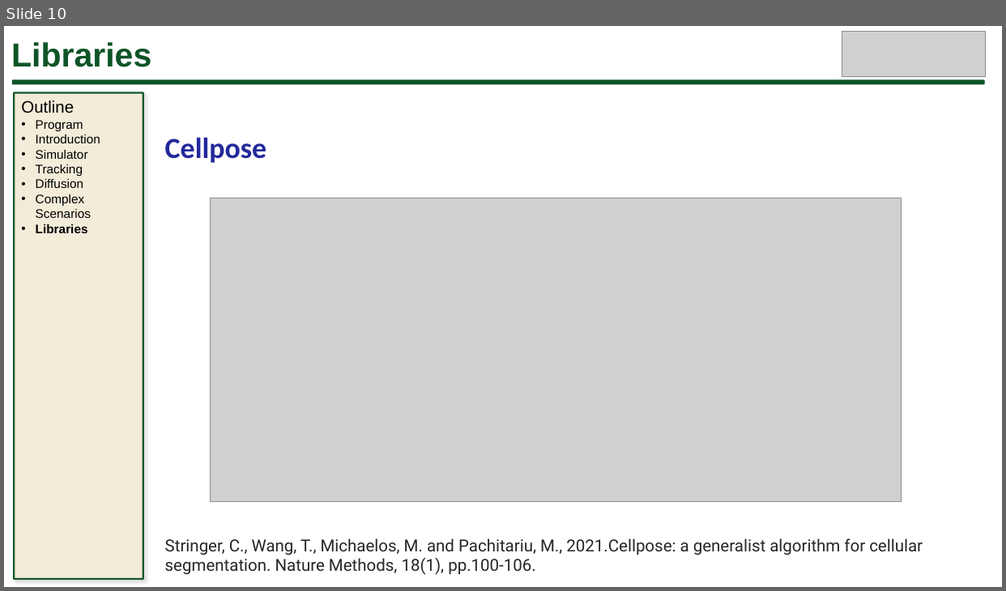
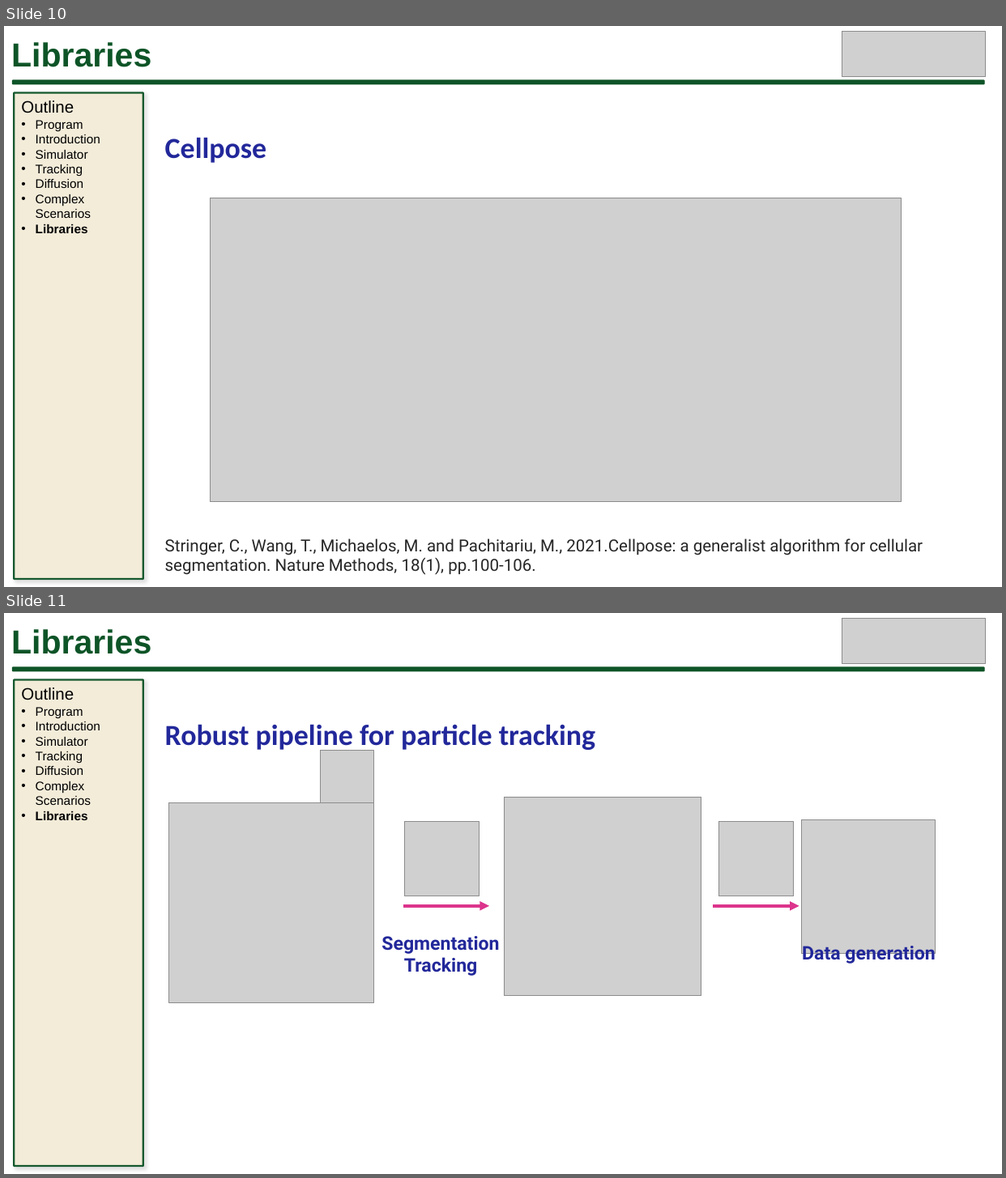
Before and after one commit to MunskyGroup/uqbio2021, a slide deck: module_1/presentation/Module_1b.pptx. Shown one above the other, each under a label of ours: slide 10 before the commit, slides 10 and 11 after it. The pictures are 1006x591 and 1006x1178 pixels, drawn with LibreOffice and Linux fonts; fonts in the diff are those of the drawing; grey boxes stand for pictures. Boxes give left, top, right and bottom in pixels: in the first picture for what was removed or moved away, otherwise in the second. Text is boxed around its words. In the diff, an @@ line names an element or a change of style, - is before the commit and + after.

Commit message:
tracking

```diff
--- a/module_1/presentation/Module_1b.pptx
+++ b/module_1/presentation/Module_1b.pptx
@@ slide 11 added at [4,613,1002,1174], background #FFFFFF @@
@@ text added at [11,629,151,654], 32 pt, text #0D5427, bold @@
+Libraries
@@ picture added at [842,618,986,664] @@
@@ rounded rectangle added at [12,667,984,671], fill #0D5427, outline #0D5427 1 pt @@
@@ rectangle added at [14,679,143,1166], fill #FFF2CC at 50% opacity, outline #13582C 1.75 pt @@
@@ text added at [21,688,100,820], 12 pt, text #000000 @@
+Outline
+• Program
+• Introduction
+• Simulator
+• Tracking
+• Diffusion
+• Complex Scenarios
+• Libraries
@@ text added at [165,724,595,752], 28 pt, text #22289A, bold @@
+Robust pipeline for particle tracking
@@ picture added at [321,750,374,803] @@
@@ picture added at [168,803,374,1003] @@
@@ picture added at [504,797,701,996] @@
@@ picture added at [404,822,479,897] @@
@@ picture added at [719,822,794,897] @@
@@ picture added at [802,820,936,954] @@
@@ arrow added from (403, 906) to (489, 906), #DC348C 3 pt @@
@@ arrow added from (714, 906) to (799, 906), #DC348C 3 pt @@
@@ text added at [381,936,499,976], 18 pt, text #22289A, bold @@
+Segmentation
+Tracking
@@ text added at [802,946,935,964], 18 pt, text #22289A, bold @@
+Data generation
```
Also in this commit, not shown: 1 other file.
